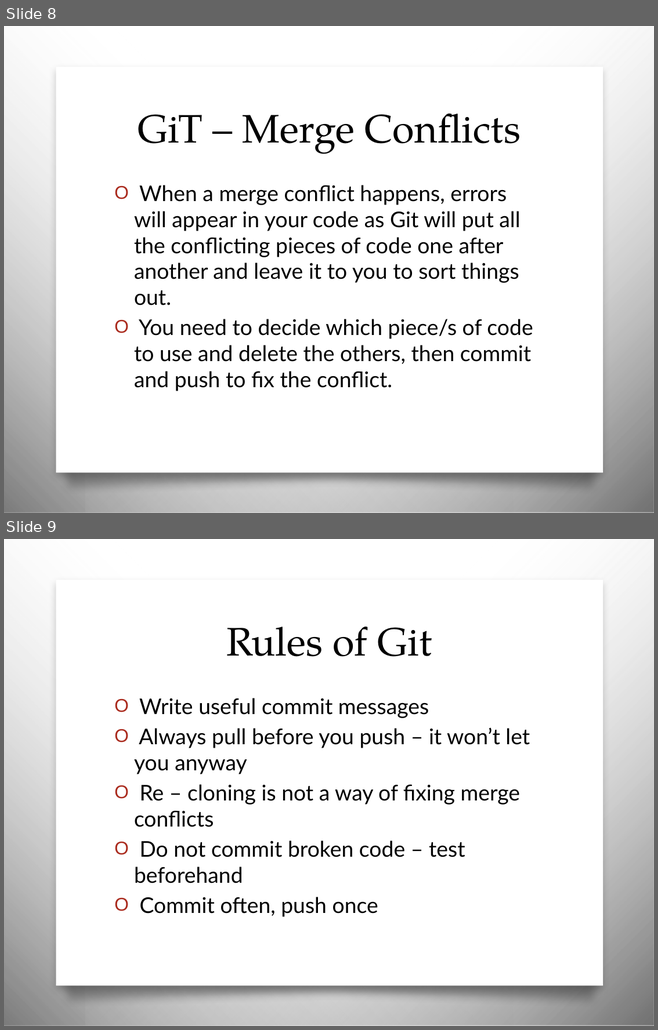
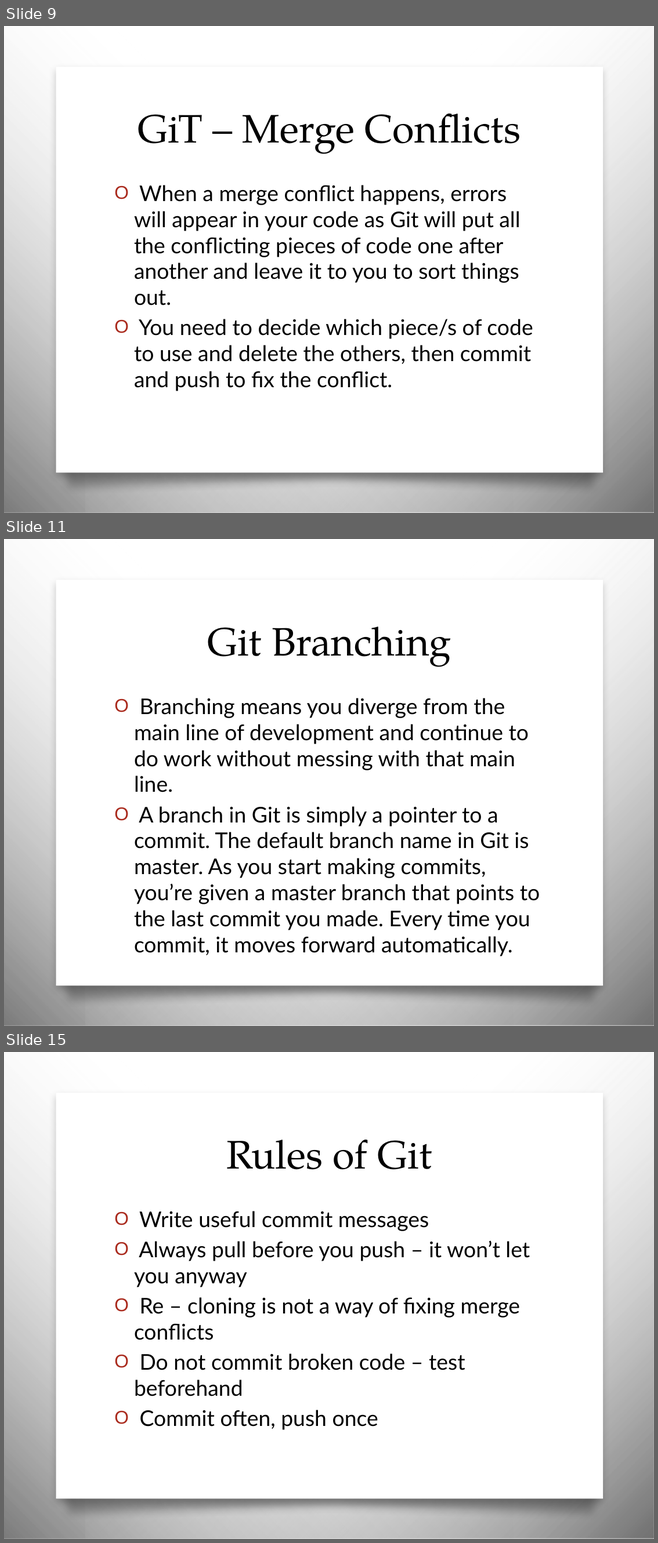
Before and after one commit to JCMander/PortalPower, a slide deck: Git/Git Slides.pptx. Shown one above the other, each under a label of ours: slides 8 and 9 before the commit, slides 9, 11 and 15 after it; the slides between them are not shown. The pictures are 658x1030 and 658x1543 pixels, drawn with LibreOffice and Linux fonts; fonts in the diff are those of the drawing; background and template pictures are left out. Boxes give left, top, right and bottom in pixels: in the first picture for what was removed or moved away, otherwise in the second. Text is boxed around its words. In the diff, an @@ line names an element or a change of style, - is before the commit and + after.

Commit message:
Branching and merging

```diff
--- a/Git/Git Slides.pptx
+++ b/Git/Git Slides.pptx
@@ slide 11 added at (4, 539, 654, 1026), background picture (left out); not listed: 4 template elements that a slide beside it also shows @@
@@ title added at (207, 627, 451, 667), 44 pt, text #000000 @@
+Git Branching
@@ text added at (134, 698, 540, 957), 24 pt, text #000000 @@
+O Branching means you diverge from the main line of development and continue to do work without messing with that main line.
+O A branch in Git is simply a pointer to a commit. The default branch name in Git is master. As you start making commits, you’re given a master branch that points to the last commit you made. Every time you commit, it moves forward automatically.
@@ what was slide 8 is now slide 9 @@
@@ what was slide 9 is now slide 15 @@
```
Also in this commit, not shown: 5 other slides added.
